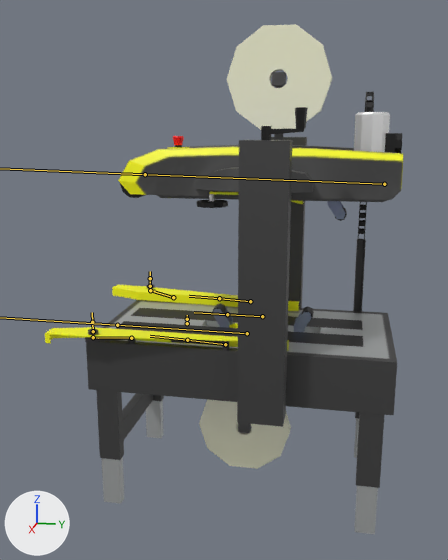
A saved change to the FBX model Hololens/Assets/Models/siat sk20.fbx.
The view is the same before and after, from a 50 mm lens placed at (2.261, 0.36, 1.392), pointed at (0.014, -0.089, 0.83). Arrows for +X, +Y and +Z are at lower left; the lights stay in place. Both versions are drawn at frame 11 of the action 'Armature|Algiment knop '; the numbers are the values there. The bones that bend it are drawn over the model as lines.

Objects in the first picture: 'Box Guides base'.
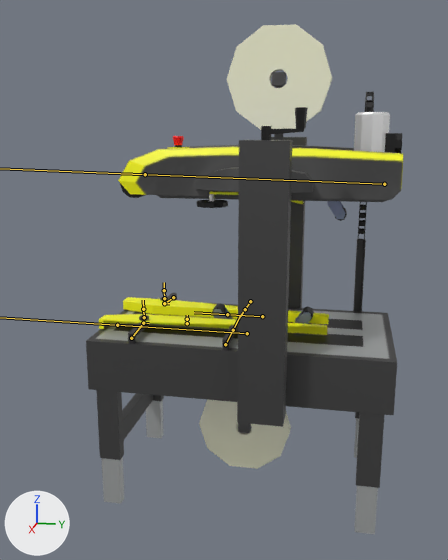
Pixel boxes (x1, y1, x2, y2) of what changed, in the pictures (448 x 560 px):
'Box Guides base', posed (11% narrower)
    before: (45, 24, 403, 534)
    after: (86, 24, 403, 534)
bone 'Bone', root to tip
    before: (173, 297) to (150, 290)
    after: (173, 297) to (164, 303)
bone 'Bone.002', root to tip
    before: (150, 290) to (155, 291)
    after: (164, 303) to (169, 303)
bone 'Bone.007', root to tip
    before: (150, 286) to (150, 278)
    after: (164, 298) to (164, 290)
bone 'Bone.001', root to tip
    before: (250, 301) to (219, 298)
    after: (250, 301) to (245, 309)
bone 'Bone.003', root to tip
    before: (131, 338) to (93, 337)
    after: (131, 338) to (143, 323)
bone 'Bone.005', root to tip
    before: (93, 337) to (98, 338)
    after: (143, 323) to (149, 323)
bone 'Bone.006', root to tip
    before: (93, 331) to (92, 322)
    after: (144, 317) to (143, 309)
bone 'Bone.004', root to tip
    before: (225, 344) to (187, 340)
    after: (225, 344) to (233, 330)

The change in detail:
Bone 'Bone' (bone_bone) turns from (113, -5, -7) to (0, 0, 0) degrees about its own x, y and z.
Bone 'Bone.002' (bone_bone_002) turns from (-109, 6, 6) to (0, 0, 0) degrees about its own x, y and z.
Bone 'Bone.007' (bone_bone_007) turns from (0, 0, 0) to (-1, 139, 0) degrees about its own x, y and z.
Bone 'Bone.001' (bone_bone_001) turns from (90, 0, -5) to (0, 0, 0) degrees about its own x, y and z.
Bone 'Bone.003' (bone_bone_003) turns from (-111, 19, 2) to (0, 0, 0) degrees about its own x, y and z.
Bone 'Bone.005' (bone_bone_005) turns from (-108, 22, 14) to (0, 0, 0) degrees about its own x, y and z.
Bone 'Bone.006' (bone_bone_006) turns from (0, 0, 0) to (-1, 139, 0) degrees about its own x, y and z.
Bone 'Bone.004' (bone_bone_004) turns from (-89, 10, 5) to (0, 0, 0) degrees about its own x, y and z.
